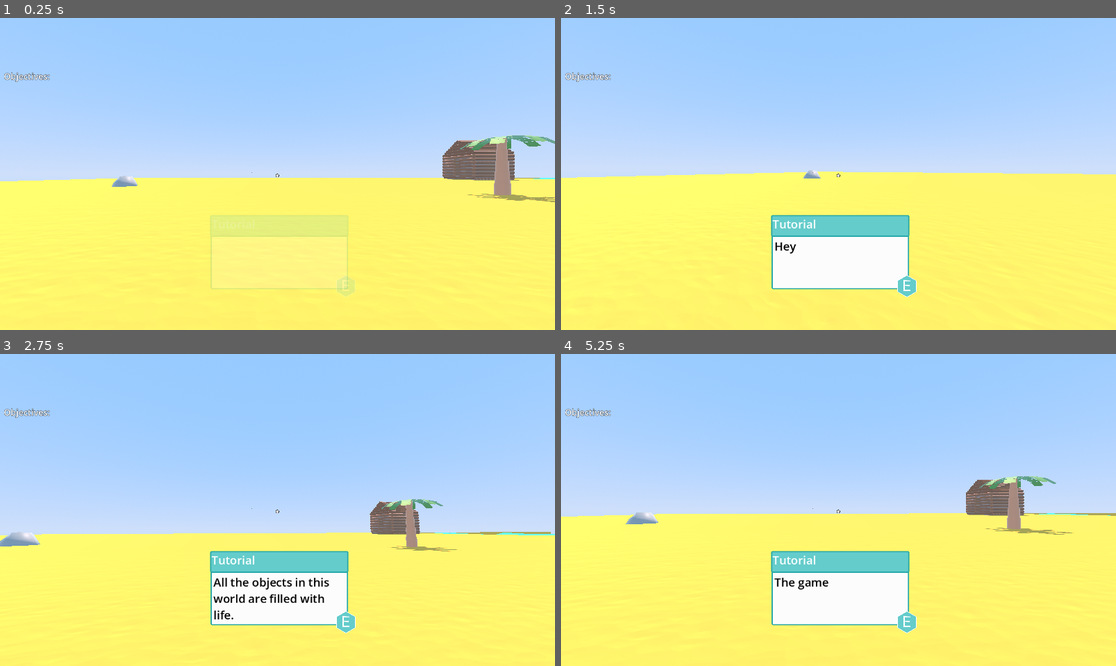
Above: before the commit, frames 1-4 (two rows, left to right).
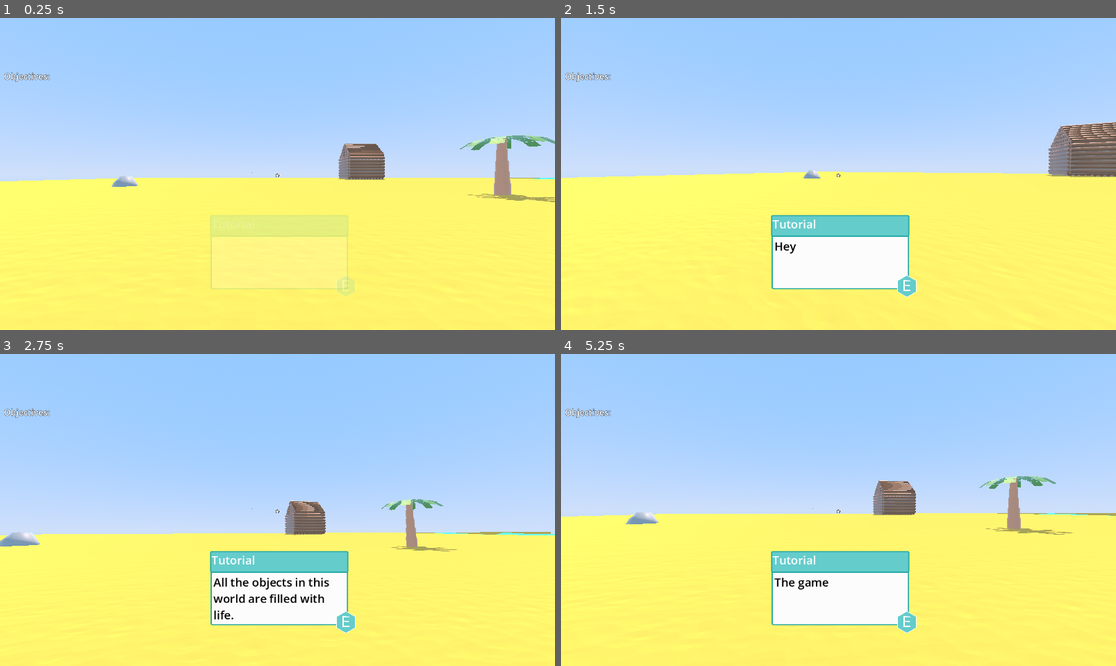
Above: after the commit, the same moments.

Repository: DabPlayZ1/Placeholder
Game: Godot game, scene res://mains.tscn
The game is run twice, just before and just after one commit, with the same random seed, the same clock (stepped at 60 frames per second) and the same inputs.
Inputs (mouse positions are in pixels of both pictures, inside the frame that each line leads up to):
- Up to frame 1 (0.25 s): no input
- Up to frame 2 (1.5 s): move the mouse to (866, 174) at 0.52 s; hold Space (Jump) 0.53-1.28 s; hold W (Forward) from 0.53 s (still down); tap E (Interact) at 0.6 s; move the mouse to (810, 174) at 1.27 s; tap Space (Jump) at 1.35 s
- Up to frame 3 (2.75 s): keep holding W (Forward); tap Space (Jump) at 1.52, 1.82 s; tap E (Interact) at 1.55, 2.1 s; move the mouse to (288, 503) at 2.02 s; hold Space (Jump) from 2.03 s (still down)
- Up to frame 4 (5.25 s): keep holding W (Forward); move the mouse to (832, 516) at 2.77 s; release Space (Jump) at 2.78 s; tap Shift (Sprint) at 2.85 s; tap Space (Jump) at 3.02, 3.32, 4.35, 4.52, 4.82 s; tap E (Interact) at 3.05, 3.6, 4.55, 5.1 s; move the mouse to (877, 513) at 3.52 s; hold Space (Jump) 3.53-4.28 s; move the mouse to (794, 506) at 4.27 s; tap Enter at 5 s; move the mouse to (844, 510) at 5.02 s; hold Space (Jump) from 5.03 s (still down)

The runs differ from the first frame. In frame 1, 2.1% of the frame differs, in the area x 60-94%, y 39-53%; in frame 2, 2.0%; in frame 3, 1.4%; in frame 4, 1.6%.

Commit message:
Added beach chair dialogue and quest

Diff:
--- /dev/null
+++ b/beach_chair.gd
@@ -0,0 +1,41 @@
+extends StaticBody3D
+var dialogue : Array = ["What a relaxing day.", "Good sun, sitting back, enjoying the view.."]
+var dialogue2 : Array = ["Looks like you made palm tree pretty mad.", "How about we have a challenge?", "If you win, I'll give you palm tree's nuts.", "Don't move for 1 minute and you win.", "START"]
+var win : Array = ["Looks like you moved.", "Now you have to play Rock, Paper, Scissors with me."]
+var lose : Array = ["Sorry bud. I was hired to keep you in place."]
+var quested : bool = false
+func _ready():
+	await get_tree().create_timer(7.5).timeout
+func interact():
+	if %Player.palmquest == false:
+		%Header.text = "Beach Chair"
+		%Player.can_move = false
+		%Dialogue.diagtext = dialogue
+		%Dialogue.dialogueon = true
+	elif quested == false:
+		%Header.text = "Beach Chair"
+		quested = true
+		%Player.can_move = false
+		%Player.moved = false
+		%Dialogue.diagtext = dialogue2
+		%Dialogue.dialogueon = true
+		%Objectives.text += "\nDon't move."
+		movechallenge()
+func movechallenge():
+	for i in range(10):
+		if %Player.moved == false:
+			print("not yet")
+			await get_tree().create_timer(1).timeout
+		else:
+			break
+	if %Player.moved == true:
+		print("MOVED")
+		%Header.text = "Beach Chair"
+		%Player.can_move = false
+		%Dialogue.dialogueon = true
+		%Dialogue.diagtext = win
+	elif %Player.moved == false:
+		%Header.text = "Beach Chair"
+		%Player.can_move = false
+		%Dialogue.dialogueon = true
+		%Dialogue.diagtext = lose
--- /dev/null
+++ b/beach_chair.tscn
@@ -0,0 +1,24 @@
+[gd_scene format=3 uid="uid://di8w62aid6h8d"]
+
+[ext_resource type="Script" uid="uid://cueukq34h7fwr" path="res://beach_chair.gd" id="1_1dur3"]
+[ext_resource type="PackedScene" uid="uid://dfc3uq5c530em" path="res://beachchair.glb" id="1_g0l87"]
+
+[sub_resource type="BoxShape3D" id="BoxShape3D_1dur3"]
+size = Vector3(1.8609619, 0.3152771, 0.903183)
+
+[sub_resource type="BoxShape3D" id="BoxShape3D_3xpaw"]
+size = Vector3(0.8388214, 0.14131927, 0.89453125)
+
+[node name="Beach Chair" type="StaticBody3D" unique_id=1176658418]
+script = ExtResource("1_1dur3")
+
+[node name="beachchair" parent="." unique_id=1366567711 instance=ExtResource("1_g0l87")]
+transform = Transform3D(0.227, 0, 0, 0, 0.318, 0, 0, 0, 0.3, 1.0680984, 1.1920929e-07, -0.84039974)
+
+[node name="CollisionShape3D" type="CollisionShape3D" parent="." unique_id=557634004]
+transform = Transform3D(1, 0, 0, 0, 1, 0, 0, 0, 1, 0.88098156, -0.11909485, -0.84076065)
+shape = SubResource("BoxShape3D_1dur3")
+
+[node name="CollisionShape3D2" type="CollisionShape3D" parent="." unique_id=2131353223]
+transform = Transform3D(0.6427876, 0.7660444, 0, -0.7660444, 0.6427876, 0, 0, 0, 1, 0.07177654, 0.29835266, -0.84076065)
+shape = SubResource("BoxShape3D_3xpaw")
--- a/character.gd
+++ b/character.gd
@@ -8,6 +8,8 @@
 var sensitivity : float = 0.5
 @export var can_move : bool = true
 @export var coconuts : int = 0
+@export var palmquest : bool = true
+@export var moved : bool = false
 var sprint_multiplier : float  = 1.5
 
 func _ready() -> void:
@@ -50,6 +52,8 @@
 			%Sprinting.visible = false
 
 		var directions : Vector2 = Input.get_vector("Left", "Right", "Forward", "Backwards")
+		if not directions == Vector2(0,0):
+			moved = true
 		var movement : Vector3 = Vector3(directions.x, 0, directions.y).normalized()
 		var local_movement : Vector3 = transform.basis * movement
 
@@ -60,6 +64,7 @@
 
 		if Input.is_action_pressed("Jump") and is_on_floor():
 			velocity.y = jumpheight
+			moved = true
 		move_and_slide()
 
 
--- a/dialogue.gd
+++ b/dialogue.gd
@@ -22,7 +22,7 @@
 	%Player.can_move = false
 func _process(delta: float) -> void:
 	cooldown += delta
-	if Input.is_action_just_pressed("Interact") and dialogueon == true and cooldown > 0.5:
+	if (Input.is_action_just_pressed("Interact") or dialoguenumber == -1) and dialogueon == true and cooldown > 0.5:
 		if not diagtext.size() == dialoguenumber+1:
 			modulate = Color(1,1,1,1)
 			dialoguenumber += 1
--- a/mains.tscn
+++ b/mains.tscn
@@ -18,6 +18,7 @@
 [ext_resource type="PackedScene" uid="uid://b5wbeu8spjhp2" path="res://cabin.glb" id="14_pkgfc"]
 [ext_resource type="Texture2D" uid="uid://ctwxtnx2cpomk" path="res://star.png" id="14_vcjbc"]
 [ext_resource type="Script" uid="uid://cbfcphqky4jpp" path="res://jumpchecker.gd" id="18_a7ohr"]
+[ext_resource type="PackedScene" uid="uid://di8w62aid6h8d" path="res://beach_chair.tscn" id="19_18qbt"]
 
 [sub_resource type="ProceduralSkyMaterial" id="ProceduralSkyMaterial_7xr7w"]
 sky_top_color = Color(0.41801074, 0.60166144, 0.9538794, 1)
@@ -230,7 +231,7 @@
 fit_content = true
 
 [node name="cabin" parent="." unique_id=912480962 instance=ExtResource("14_pkgfc")]
-transform = Transform3D(-0.2999145, 0, 0.0071621505, 0, 0.3, 0, -0.0071621505, 0, -0.2999145, 33.538788, 0.7464385, -38.39947)
+transform = Transform3D(0.29991046, 0, -0.0073295883, 0, 0.3, 0, 0.0073295883, 0, 0.29991046, 19.639086, 0.7464385, -43.0799)
 
 [node name="StaticBody3D" type="StaticBody3D" parent="cabin" unique_id=1083188247]
 
@@ -276,10 +277,19 @@
 transform = Transform3D(0.4390614, -0.69947404, -0.56388044, 0.82819366, 0.55839914, -0.047807753, 0.34831065, -0.44601166, 0.8244715, 53.12138, 0.1848343, 20.194172)
 
 [node name="Coconut4" parent="COCONUTFOLDER" unique_id=966633485 instance=ExtResource("13_2ofmp")]
-transform = Transform3D(0.4390614, -0.69947404, -0.56388044, 0.82819366, 0.55839914, -0.047807753, 0.34831065, -0.44601166, 0.8244715, 34.082043, 0.72826844, -41.56408)
+transform = Transform3D(-0.32952592, 0.5530739, 0.76519394, 0.8281171, 0.55857205, -0.04710645, -0.45346934, 0.6181475, -0.642074, 19.058283, 0.72826844, -40.048405)
 
 [node name="Coconut1" parent="COCONUTFOLDER" unique_id=403770604 instance=ExtResource("13_2ofmp")]
 transform = Transform3D(0.43906137, -0.69947404, -0.5638805, 0.82819366, 0.55839914, -0.04780778, 0.3483107, -0.44601172, 0.8244715, 3.607666, 0.17508513, -3.721963)
+
+[node name="Coconut5" parent="COCONUTFOLDER" unique_id=1180999889 instance=ExtResource("13_2ofmp")]
+transform = Transform3D(0.43906137, -0.69947404, -0.5638805, 0.82819366, 0.55839914, -0.04780778, 0.3483107, -0.44601172, 0.8244715, 10.160851, 0.17508525, 41.228268)
+
+[node name="Coconut6" parent="COCONUTFOLDER" unique_id=1979341439 instance=ExtResource("13_2ofmp")]
+transform = Transform3D(0.43906137, -0.69947404, -0.5638805, 0.82819366, 0.55839914, -0.04780778, 0.3483107, -0.44601172, 0.8244715, 53.748882, 0.17508334, -20.827494)
+
+[node name="Coconut7" parent="COCONUTFOLDER" unique_id=1780930653 instance=ExtResource("13_2ofmp")]
+transform = Transform3D(0.43906137, -0.69947404, -0.5638805, 0.82819366, 0.55839914, -0.04780778, 0.3483107, -0.44601172, 0.8244715, -16.988497, 0.17508525, -17.440922)
 
 [node name="jumpchecker" type="Area3D" parent="." unique_id=970789151]
 transform = Transform3D(-2.2815001e-07, -0.99999994, 0, 5.219464, -4.3711385e-08, 0, 0, 0, 12.808385, 56.406708, 1.8176322, 2.3150172)
@@ -289,6 +299,9 @@
 transform = Transform3D(1, 0, 0, 0, 1, 0, 0, 0, 0.9999998, -0.15201569, 0.1567688, -0.23352973)
 shape = SubResource("BoxShape3D_842ur")
 
+[node name="Beach Chair" parent="." unique_id=1176658418 instance=ExtResource("19_18qbt")]
+transform = Transform3D(1, 0, 0, 0, 1, 0, 0, 0, 1, 53.004128, 0.28705296, -19.290474)
+
 [connection signal="body_entered" from="jumpchecker" to="jumpchecker" method="_on_body_entered"]
 
 [editable path="cabin"]
--- a/palm_tree.gd
+++ b/palm_tree.gd
@@ -1,10 +1,9 @@
 extends StaticBody3D
 
 @export var quest_name : String = "\nFind 7 Coconuts"
-@export var questtext = ["YO BRO WASSUP.", "I DUN DID AND LOS MY NUTS.", "GO GET EM FOR ME, THX"]
-@export var rewardtext = ["Are you an idiot?", "I said I lost my nuts, not coconuts.", "Get out of my sight."]
-
-var quested = false
+@export var questtext : Array = ["YO BRO WASSUP.", "I DUN DID AND LOS MY NUTS.", "GO GET EM FOR ME, THX"]
+@export var rewardtext : Array  = ["Are you an idiot?", "I said I lost my nuts, not coconuts.", "Get out of my sight."]
+var quested : bool = false
 func interact():
 	if quested == false:
 		print("Can Interact")
@@ -23,3 +22,4 @@
 		%Dialogue.diagtext = rewardtext
 		%Dialogue.dialogueon = true
 		%Objectives.text = %Objectives.text.replace("\nFind 7 Coconuts", "")
+		%Player.palmquest = true
Not shown, added: beach_chair.gd.uid
Binary file added: blood.png
Not shown, added: blood.png.import
